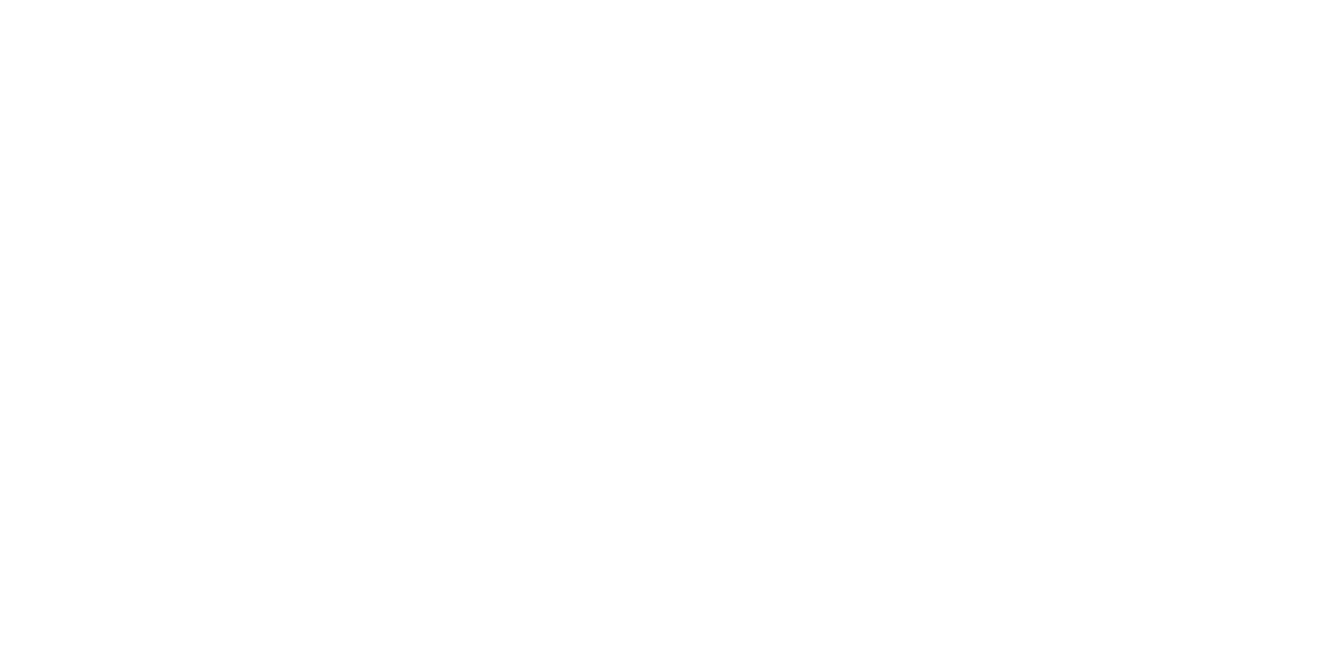
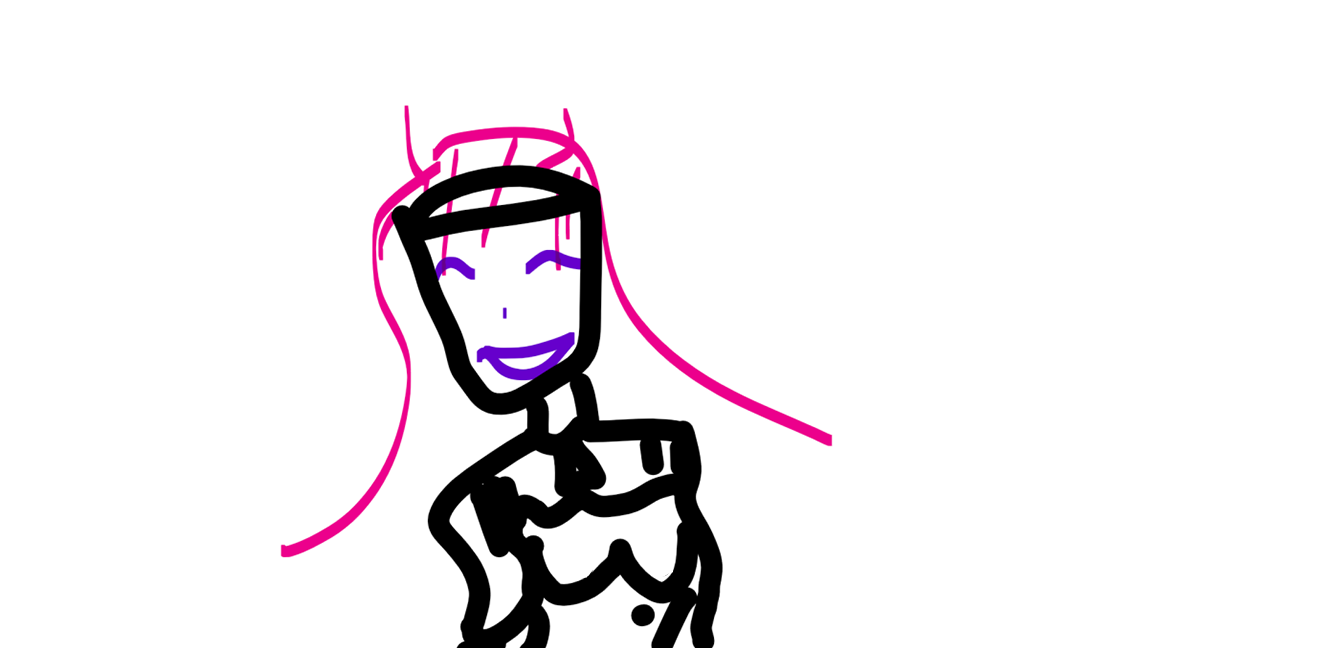
Two versions of the same layered image (1339px x 648px). Layer-by-layer changes:
added layer "sam sus" above "Layer 0" over [280,105,833,648]
